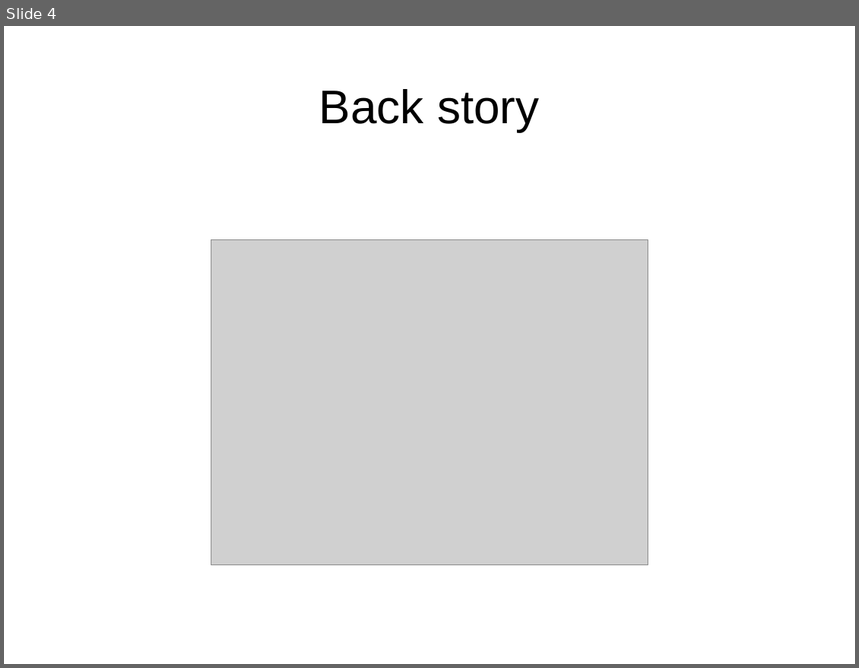
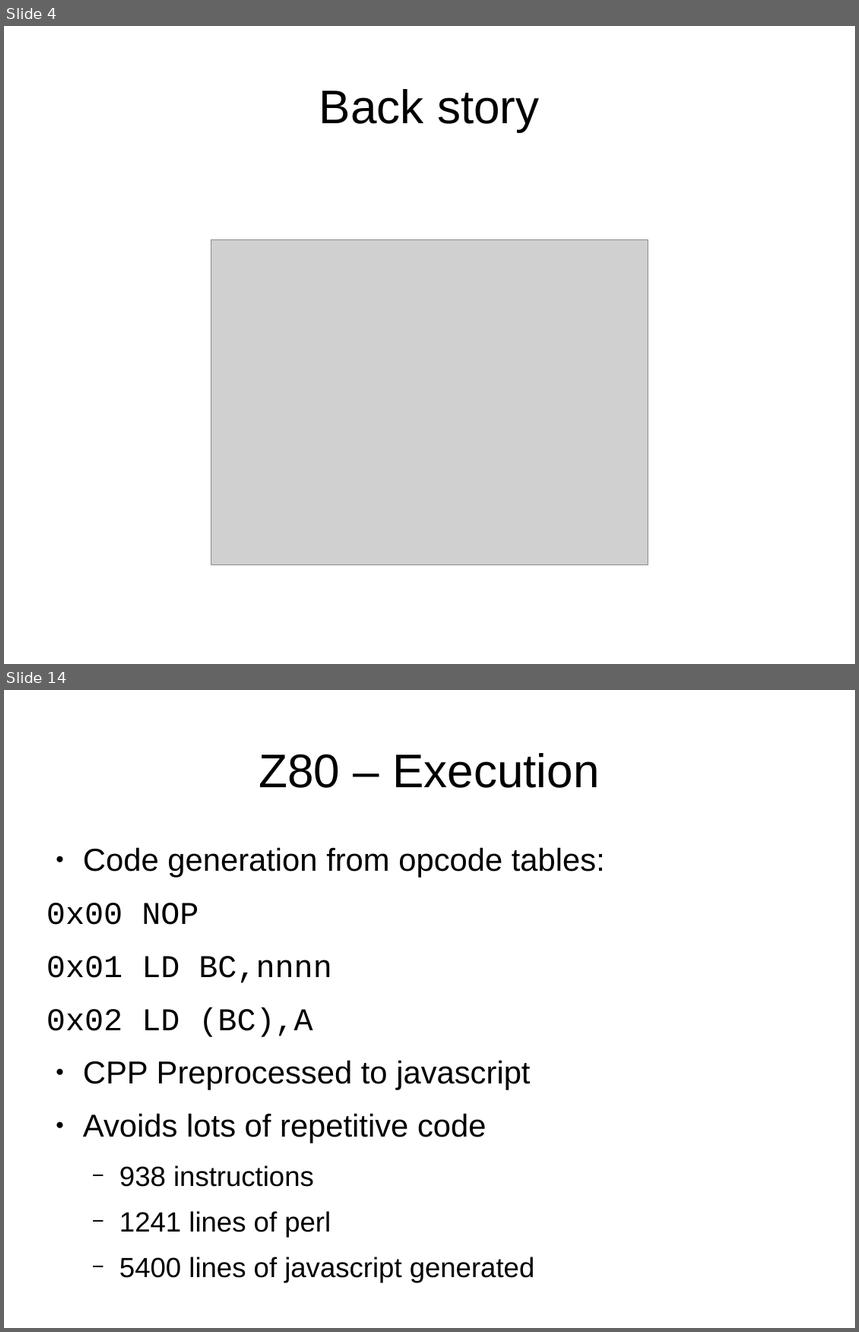
Before and after one commit to mattgodbolt/miracle-sms-emulator, a slide deck: emulating.odp. Shown one above the other, each under a label of ours: slide 4 before the commit, slides 4 and 14 after it; the slides between them are not shown. The pictures are 859x668 and 859x1332 pixels, drawn with LibreOffice and Linux fonts; fonts in the diff are those of the drawing; grey boxes stand for pictures. Boxes give left, top, right and bottom in pixels: in the first picture for what was removed or moved away, otherwise in the second. Text is boxed around its words. In the diff, an @@ line names an element or a change of style, - is before the commit and + after.

```diff
--- a/emulating.odp
+++ b/emulating.odp
@@ slide 14 added at <box>4,690,855,1328</box>, background #FFFFFF @@
@@ title added at <box>259,753,599,788</box>, 44 pt, text #000000 @@
+Z80 – Execution
@@ text added at <box>47,847,605,1284</box>, 29.6 pt, text #000000 @@
+● Code generation from opcode tables:
+0x00 NOP
+0x01 LD BC,nnnn
+0x02 LD (BC),A
+● CPP Preprocessed to javascript
+● Avoids lots of repetitive code
+  − 938 instructions
+  − 1241 lines of perl
+  − 5400 lines of javascript generated
```
Also in this commit, not shown: 8 slides changed, 13 other slides added, 1 slide removed, 5 other files.
